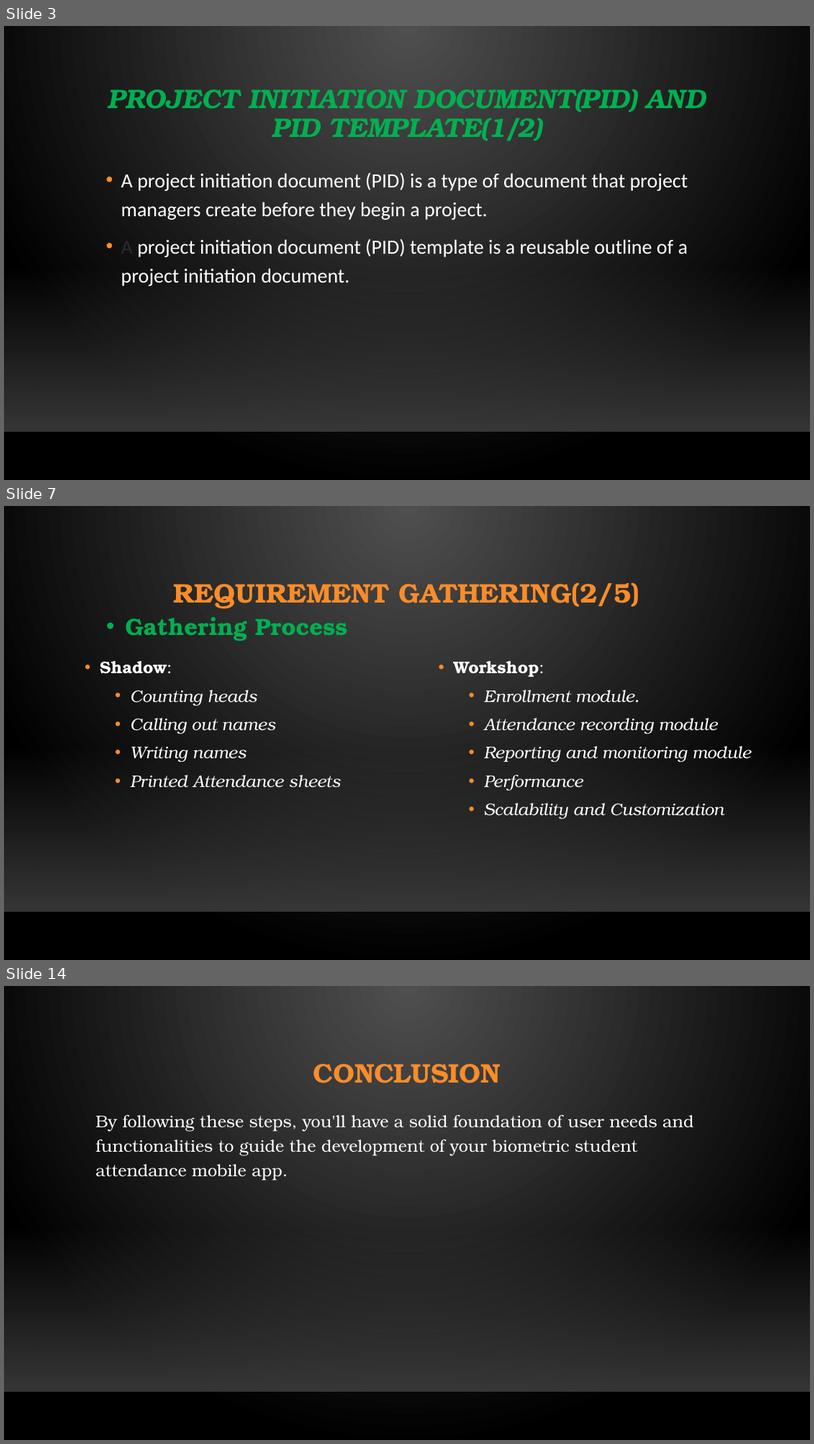
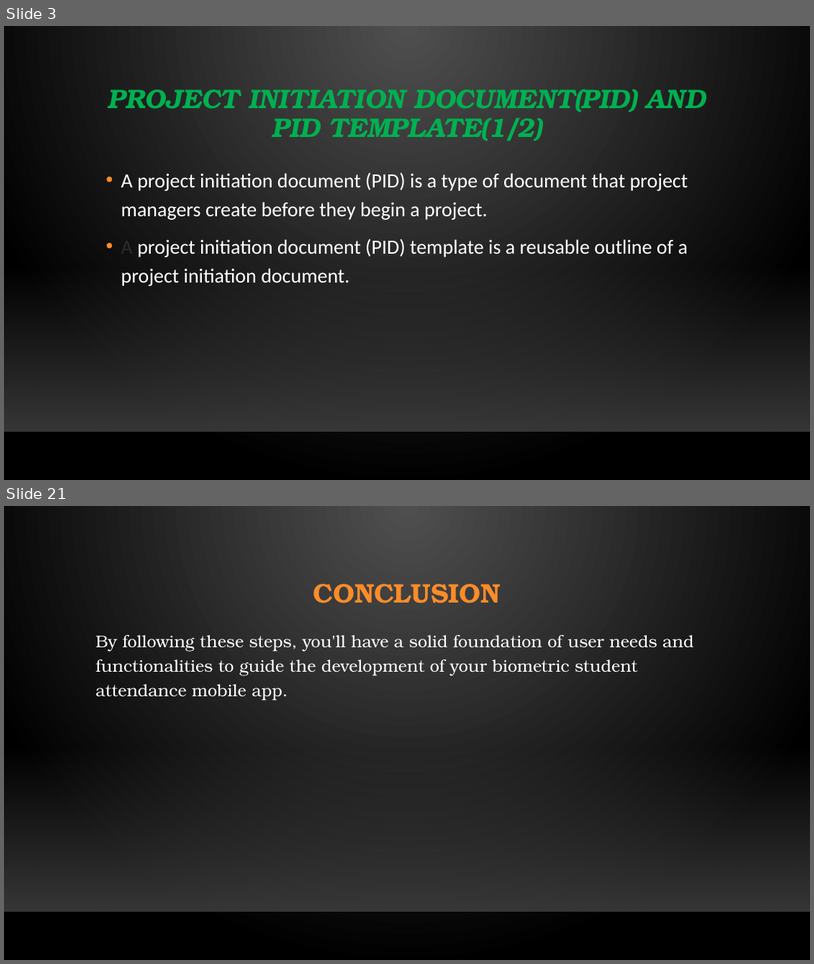
Before and after one commit to N-Jerry/Group11, a slide deck: CEF440_task[2]Group11.pptx. Shown one above the other, each under a label of ours: slides 3, 7 and 14 before the commit, slides 3 and 21 after it; the slides between them are not shown. The pictures are 814x1444 and 814x964 pixels, drawn with LibreOffice and Linux fonts; fonts in the diff are those of the drawing; background and template pictures are left out. Boxes give left, top, right and bottom in pixels: in the first picture for what was removed or moved away, otherwise in the second. Text is boxed around its words. In the diff, an @@ line names an element or a change of style, - is before the commit and + after.

```diff
--- a/CEF440_task[2]Group11.pptx
+++ b/CEF440_task[2]Group11.pptx
@@ slide 7 removed at box(4, 506, 810, 960), background gradient #505050 to #000000; not listed: 2 template elements that a slide beside it also shows @@
@@ title removed at box(174, 582, 640, 609) @@
-REQUIREMENT GATHERING(2/5)
@@ text removed at box(125, 617, 348, 641) @@
-• Gathering Process
@@ text removed at box(100, 661, 340, 787) @@
-• Shadow:
-  • Counting heads
-  • Calling out names
-  • Writing names
-  • Printed Attendance sheets
@@ text removed at box(454, 661, 751, 818) @@
-• Workshop:
-  • Enrollment module.
-  • Attendance recording module
-  • Reporting and monitoring module
-  • Performance
-  • Scalability and Customization
@@ what was slide 14 is now slide 21 @@
```
Also in this commit, not shown: 6 slides changed, 11 slides added, 3 other slides removed.
